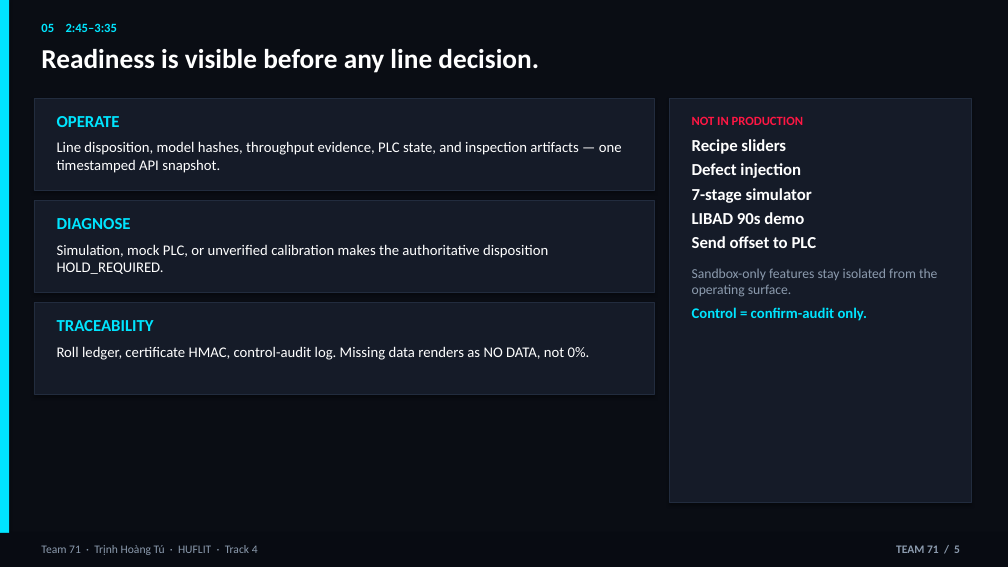
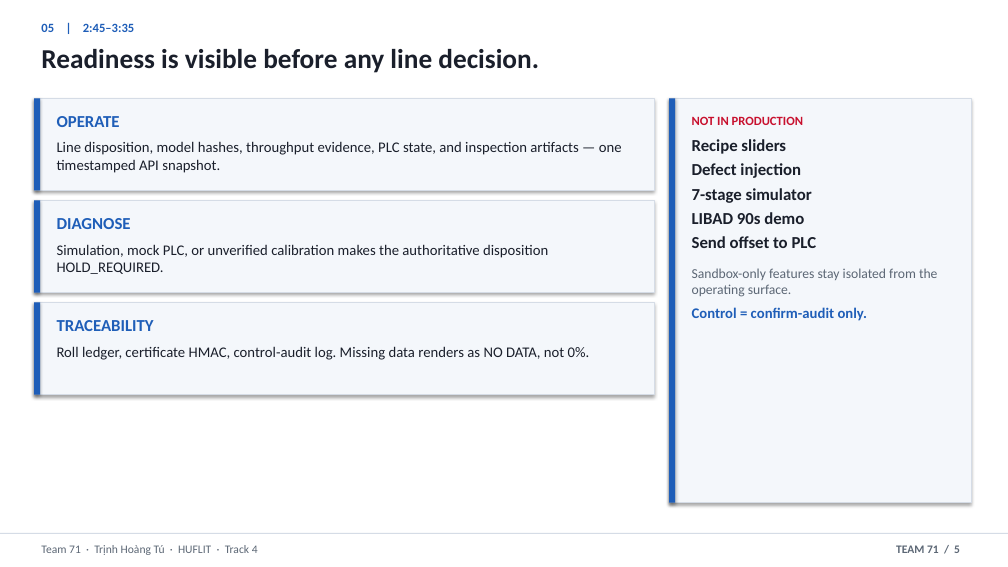
Before and after one commit to thtcsec/securecoating-vision, a slide deck: slide 5 of SecureCoating-Vision_Final_Defense_6min.pptx. Drawn at 1008x567 pixels with LibreOffice and Linux fonts; fonts in the diff are those of the drawing. Boxes give left, top, right and bottom in pixels: in the first picture for what was removed or moved away, otherwise in the second. Text is boxed around its words. In the diff, an @@ line names an element or a change of style, - is before the commit and + after.

```diff
--- a/SecureCoating-Vision_Final_Defense_6min.pptx
+++ b/SecureCoating-Vision_Final_Defense_6min.pptx
@@ rectangle at [0,0,1008,567]: fill #0A0D14 to #FFFFFF @@
@@ rectangle removed at [0,0,9,567] @@
@@ text at [41,23,134,32]: text changed; text colour #00E5FF to #1F5EB8 @@
-05 2:45–3:35
+05 | 2:45–3:35
@@ rectangle added at [34,98,40,191], fill #1F5EB8 @@
@@ rectangle added at [669,98,675,503], fill #1F5EB8 @@
@@ text "NOT IN PRODUCTION" at [692,116,937,321]: text colour #FF1744 to #C8102E in "NOT IN PRODUCTION"; text colour #FFFFFF to #1A1F2B in "Recipe sliders", "Defect injection", "7-stage simulator", "LIBAD 90s demo" and 1 more places; text colour #8C9BAE to #5C6775 in "Sandbox-only features stay isolated from the operating ..."; text colour #00E5FF to #1F5EB8 in "Control = confirm-audit only." @@
@@ rectangle added at [34,200,40,293], fill #1F5EB8 @@
@@ fill #151B28 to #F4F7FB; outline #222C3E 0.5 pt to #D5DCE6 0.5 pt in 4 elements at [34,200,654,293], [669,98,972,503], [34,98,654,191], [34,302,654,395] @@
@@ rectangle added at [34,302,40,395], fill #1F5EB8 @@
@@ text colour #00E5FF to #1F5EB8 in 3 elements at [57,116,120,127], [57,218,131,229], [57,320,154,331] @@
@@ text colour #FFFFFF to #1A1F2B in 4 elements at [57,141,622,173], [41,49,539,73], [57,244,548,274], [57,346,590,360] @@
@@ rectangle: place and size @@
-rectangle at [0,533,1008,567]
+rectangle at [0,533,1008,534]
@@ rectangle at [0,533,1008,534]: fill #080B12 to #D5DCE6 @@
@@ text "Team 71 · Trịnh Hoàng ..." at [41,545,258,555]: text colour #8C9BAE to #5C6775 @@
@@ text "TEAM 71 / 5" at [896,545,960,553]: text colour #8C9BAE to #5C6775 @@
```
Also in this commit, not shown: 7 other slides changed, 4 other files.
